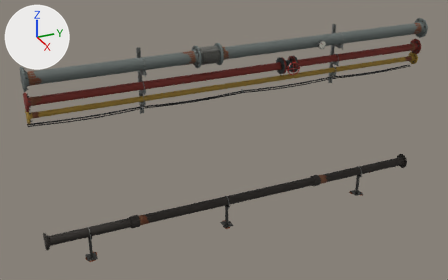
The glTF model LIMINAL V13/data/models/pipe_bundle_a.glb as it was, and as the next commit left it.
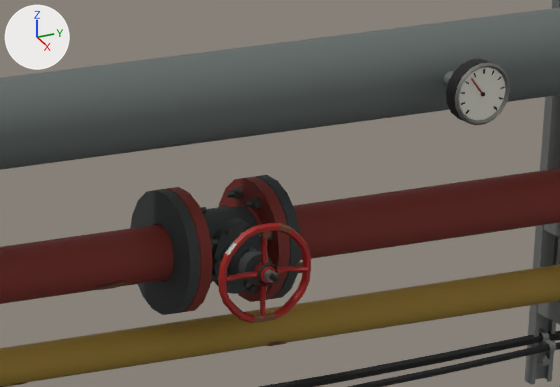
The first picture shows the older version from a 50 mm lens placed at (6.33, -3.08, 4.3), pointed at (0.06, -0.26, 1.16). The close-ups show the older and then the newer version on the part from 58% to 74% of the width and 12% to 30% of the height of that picture. Only the edits that show in the close-ups are written down. Arrows for +X, +Y and +Z are at upper left; the lights stay in place. Vertices at exactly the same position are counted once.

Names of what the first close-up shows: 'rohrbuendel_a0', 'rohrbuendel_a1', 'rohrbuendel_a10', 'rohrbuendel_a12', 'rohrbuendel_a13', 'rohrbuendel_a3', 'rohrbuendel_a4', 'rohrbuendel_a5', 'rohrbuendel_a6', 'rohrbuendel_a7', 'rohrbuendel_a8' and 2 more.
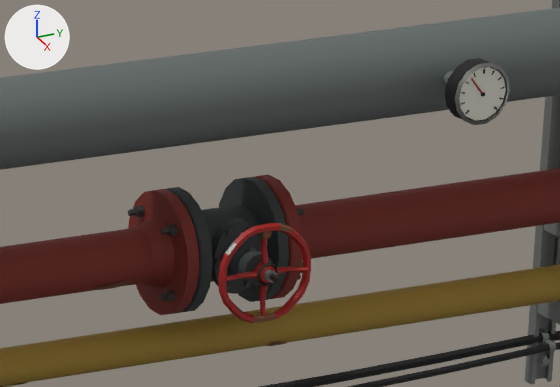
What the commit changed:
me_rohrbuendel_a1 is used by ob_rohrbuendel_a1; location (0.0, 0.0, 0.0).
me_rohrbuendel_a1 had 1984 vertices, 3452 faces and spanned x 0.03..0.25, y -2.48..2.48, z 0.0..2.38.
me_rohrbuendel_a1 now has 1800 vertices, 3132 faces and spans x 0.03..0.25, y -2.48..2.48, z 0.0..2.38.
me_rohrbuendel_a1 part 1: the loose piece of 23 vertices spanning x 0.07..0.08, y 0.59..0.61, z 2.08..2.1 is moved by (-0.02, -0.16, -0.02).
me_rohrbuendel_a1 part 2: the loose piece of 23 vertices spanning x 0.13..0.14, y 0.59..0.61, z 2.08..2.1 is moved by (0.02, -0.16, -0.02).
me_rohrbuendel_a1 part 3: the loose piece of 23 vertices spanning x 0.13..0.14, y 0.49..0.51, z 2.08..2.1 is moved by (0.02, 0.16, -0.02).
me_rohrbuendel_a1 part 4: 8 loose pieces with 184 vertices, spanning x 0.03..0.18, y 0.49..0.61, z 1.98..2.06, are deleted.
Other edits to the shape of me_rohrbuendel_a1 do not show in these pictures.
me_rohrbuendel_a4 has 454 vertices, 740 faces and spans x 0.0..0.2, y -2.5..2.5, z 1.92..2.12.
me_rohrbuendel_a4 is used by ob_rohrbuendel_a4; location (0.0, 0.0, 0.0).
me_rohrbuendel_a4 part 5: the loose piece of 108 vertices spanning x 0.0..0.2, y 0.47..0.52, z 1.92..2.12 is turned -180 degrees about the z axis through its middle, then moved by (0.0, -0.05, 0.0).
me_rohrbuendel_a4 part 6: the loose piece of 108 vertices spanning x 0.0..0.2, y 0.58..0.63, z 1.92..2.12 is turned 180 degrees about the z axis through its middle, then moved by (0.0, 0.05, 0.0).
me_rohrbuendel_a13 is used by ob_rohrbuendel_a13; location (0.0, 0.0, 0.0).
me_rohrbuendel_a13 had 412 vertices, 696 faces and spanned x 0.005..0.245, y 0.45..0.65, z 1.922..2.118.
me_rohrbuendel_a13 now has 412 vertices, 696 faces and spans x 0.005..0.245, y 0.47..0.63, z 1.922..2.118.
me_rohrbuendel_a13 part 7: the loose piece of 90 vertices spanning x 0.005..0.205, y 0.45..0.47, z 1.922..2.118 is turned 180 degrees about the z axis through its middle, then moved by (0.0, 0.02, 0.0).
me_rohrbuendel_a13 part 8: the loose piece of 90 vertices spanning x 0.005..0.205, y 0.63..0.65, z 1.922..2.118 is turned -180 degrees about the z axis through its middle, then moved by (0.0, -0.02, 0.0).

Boxes [x1, y1, x2, y2] around the edits, measured in the close-ups (560 x 387 px; the box of a moved part takes in the faces that stretch with it):
'rohrbuendel_a4', reshaped: before [0, 168, 560, 312]; after [0, 168, 560, 315]
'rohrbuendel_a13', reshaped: before [130, 175, 301, 315]; after [166, 177, 289, 312]
'rohrbuendel_a1', reshaped: before [200, 187, 273, 294]; after [128, 205, 305, 302]
part 1 of me_rohrbuendel_a1, moved or reshaped: before [226, 187, 243, 199]; after [128, 205, 145, 218]
part 2 of me_rohrbuendel_a1, moved or reshaped: before [244, 197, 261, 209]; after [160, 224, 178, 236]
part 3 of me_rohrbuendel_a1, moved or reshaped: before [200, 207, 207, 213]; after [296, 207, 305, 215]
part 4 of me_rohrbuendel_a1, deleted (mostly hidden): before [210, 205, 273, 284]
part 5 of me_rohrbuendel_a4, moved or reshaped: before [153, 187, 213, 312]; after [128, 189, 200, 315]
part 6 of me_rohrbuendel_a4, moved or reshaped: before [219, 176, 290, 302]; after [255, 174, 303, 299]
part 7 of me_rohrbuendel_a13, moved or reshaped: before [130, 189, 200, 315]; after [166, 187, 213, 312]
part 8 of me_rohrbuendel_a13, moved or reshaped: before [255, 175, 301, 299]; after [219, 177, 289, 302]
